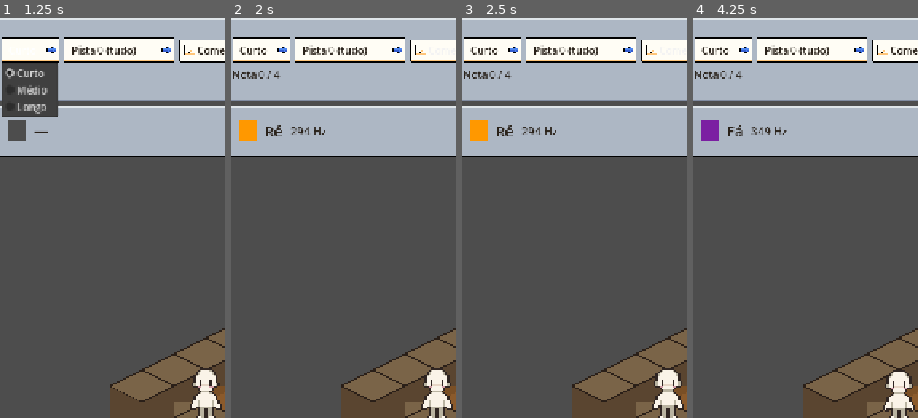
Above: before the commit, frames 1-4 (left to right).
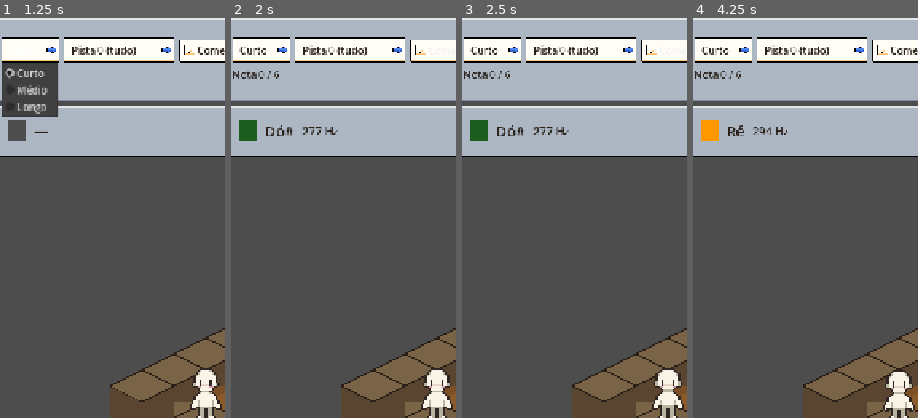
Above: after the commit, the same moments.

Repository: JDaniloC/BlindTuner
Game: Godot game, scene res://scenes/Playground.tscn
Same seed, same stepped clock (60 frames per second), same inputs: the game is played once before the commit and once after it.
Inputs:
- Up to frame 1 (1.25 s): click "Curto" at 0.5 s
- Up to frame 2 (2 s): click "Começar" at 1.25 s
- Up to frame 3 (2.5 s): click "Começar" at 2 s
- Up to frame 4 (4.25 s): click "Pista 0 (tudo)" at 2.75 s; click "Sol#" at 3.5 s
The pictures show only the part of the screen within x 4-54%, y 0-50%; the shares and areas given below are measured in that part.

Frame 1 is identical in both runs. In frame 2, 0.9% of the frame differs, in the area x 3-48%, y 13-31%; in frame 3, 0.9%; in frame 4, 0.8%.

Commit message:
feat(godot): redesenha paths dos 3 presets pros novos mapas
curto (quarto 8x8): 6 notas, (1,6)->(6,1).
medio (banheiro 10x10): 9 notas, (8,8)->(3,1).
longo (sala 12x12): 14 notas, (10,10)->(1,1).

test_path_validation.gd trava a invariante: cada path simulado a partir
do start_grid do mapa termina exatamente em goal_grid, sem cruzar
parede/borda.

Co-Authored-By: Claude Opus 4.7 <noreply@anthropic.com>

Diff:
--- a/godot/scripts/SequencePresets.gd
+++ b/godot/scripts/SequencePresets.gd
@@ -14,13 +14,26 @@
 ## os campos têm papéis distintos (id = chave estável; size_class = classificador).
 func _build_all() -> Array:
 	return [
+		# quarto 8×8, start (1,6), goal (6,1).
+		# Path: (1,6)→Cs4(1,5)→D4(2,4)→D4(3,3)→D4(4,2)→Ds4(5,2)→D4(6,1).
+		# Evita cama (1-2,1-3) e criado-mudo (3,2).
 		_make("curto", "Curto", "curto", "quarto",
-			["D4", "D4", "F4", "F4"]),
+			["Cs4", "D4", "D4", "D4", "Ds4", "D4"]),
+
+		# banheiro 10×10, start (8,8), goal (3,1).
+		# Path: (8,8)→C4(7,7)→Cs4(7,6)→C4(6,5)→Cs4(6,4)→C4(5,3)→Cs4(5,2)→
+		#       G4(4,2)→Cs4(4,1)→G4(3,1). Evita pia (1-2,1)/(1,2), vaso (7,1-2), lixeira (8,1).
 		_make("medio", "Médio", "medio", "banheiro",
-			["D4", "D4", "F4", "F4", "G4", "G4", "Cs4", "Cs4"]),
+			["C4", "Cs4", "C4", "Cs4", "C4", "Cs4", "G4", "Cs4", "G4"]),
+
+		# sala 12×12, start (10,10), goal (1,1).
+		# Path zig-zag NW de 14 passos. Evita sofá (3-5,8), mesinha (4,6),
+		# estante (10,2-5), TV (1,4).
+		# (10,10)→C4(9,9)→Cs4(9,8)→C4(8,7)→G4(7,7)→Cs4(7,6)→C4(6,5)→Cs4(6,4)→
+		# C4(5,3)→G4(4,3)→Cs4(4,2)→Cs4(4,1)→G4(3,1)→G4(2,1)→G4(1,1).
 		_make("longo", "Longo", "longo", "sala",
-			["D4", "D4", "F4", "F4", "G4", "G4", "Cs4", "Cs4",
-			 "Ds4", "Ds4", "E4", "Fs4", "Fs4", "Fs4"]),
+			["C4", "Cs4", "C4", "G4", "Cs4", "C4", "Cs4", "C4",
+			 "G4", "Cs4", "Cs4", "G4", "G4", "G4"]),
 	]
 
 func _make(p_id: String, p_label: String, p_size: String,
--- /dev/null
+++ b/godot/tests/test_path_validation.gd
@@ -0,0 +1,26 @@
+extends GutTest
+
+# Invariante crítica: para cada preset, simular as notas a partir do start do
+# seu mapa garante que (a) nenhuma nota cruza parede/borda, e (b) o endpoint
+# bate exatamente em map.goal_grid. Qualquer desync música ↔ mapa quebra aqui.
+func test_each_preset_path_ends_on_its_map_goal():
+	for preset in SequencePresets.ALL:
+		var map = MapPresets.by_id(preset.map_id)
+		assert_not_null(map, "preset %s sem mapa" % preset.id)
+		var pos: Vector2i = map.start_grid
+		var walls_set := {}
+		for w in map.walls:
+			walls_set[w] = true
+		for note in preset.notes:
+			if not NoteMapping.is_movement_note(note):
+				continue
+			var dir: Vector2i = NoteMapping.direction_for(note)
+			var next: Vector2i = pos + dir
+			assert_false(walls_set.has(next),
+				"preset %s passa por parede em %s" % [preset.id, next])
+			assert_true(next.x > 0 and next.x < map.size.x - 1
+					and next.y > 0 and next.y < map.size.y - 1,
+				"preset %s sai do interior em %s (size=%s)" % [preset.id, next, map.size])
+			pos = next
+		assert_eq(pos, map.goal_grid,
+			"preset %s termina em %s mas goal é %s" % [preset.id, pos, map.goal_grid])
--- a/godot/tests/test_playground_loop.gd
+++ b/godot/tests/test_playground_loop.gd
@@ -10,7 +10,7 @@
 func test_start_positions_character_at_preset_start():
 	var p = _playground()
 	p._begin_preset("curto", 0)
-	assert_eq(p._character.grid_position, Vector2i(5, 5))
+	assert_eq(p._character.grid_position, Vector2i(1, 6))
 	assert_eq(p._conductor.phase, p._conductor.Phase.PREVIEW)
 	CueSettings.set_level(0)
 
@@ -23,10 +23,10 @@
 func test_free_roam_moves_character_in_idle():
 	var p = _playground()
 	# Sem _begin_preset: conductor em IDLE, joystick anda livre.
-	# Ds4 dir agora é (1,0) no novo mapeamento; (5,5) + (1,0) = (6,5).
+	# Ds4 dir agora é (1,0) no novo mapeamento; (1,6) + (1,0) = (2,6).
 	assert_eq(p._conductor.phase, p._conductor.Phase.IDLE)
-	p._on_note_triggered("Ds4")  # dir (1,0) a partir de (5,5)
-	assert_eq(p._character.grid_position, Vector2i(6, 5))
+	p._on_note_triggered("Ds4")  # dir (1,0) a partir de (1,6)
+	assert_eq(p._character.grid_position, Vector2i(2, 6))
 
 func test_free_roam_wall_collision_trips():
 	var p = _playground()
@@ -48,20 +48,20 @@
 func test_hit_moves_character_along_path():
 	var p = _playground()
 	p._begin_preset("curto", 0)
-	for i in range(5):
-		p._conductor._advance()  # PREVIEW -> CALL
+	for i in range(7):
+		p._conductor._advance()  # PREVIEW (6 notas) -> CALL
 	assert_eq(p._conductor.phase, p._conductor.Phase.CALL)
-	p._on_note_triggered("D4")  # 1ª nota do preset "curto"
-	assert_eq(p._character.grid_position, Vector2i(6, 4))
+	p._on_note_triggered("Cs4")  # 1ª nota do preset "curto"
+	assert_eq(p._character.grid_position, Vector2i(1, 5))
 	CueSettings.set_level(0)
 
 func test_miss_trips_character_in_place():
 	var p = _playground()
 	p._begin_preset("curto", 0)
-	for i in range(5):
+	for i in range(7):
 		p._conductor._advance()
 	var before = p._character.grid_position
-	p._on_note_triggered("C4")  # errado (alvo D4)
+	p._on_note_triggered("C4")  # errado (alvo Cs4)
 	assert_eq(p._character.grid_position, before)
 	assert_eq(p._character.state, p._character.State.TRIP)
 	assert_eq(p._conductor._index, 0)
@@ -70,27 +70,27 @@
 func test_full_run_replays_path_and_shows_stats():
 	var p = _playground()
 	p._begin_preset("curto", 0)
-	for i in range(5):
+	for i in range(7):
 		p._conductor._advance()
-	for n in ["D4", "D4", "F4", "F4"]:
+	for n in ["Cs4", "D4", "D4", "D4", "Ds4", "D4"]:
 		p._on_note_triggered(n)
 	assert_eq(p._conductor.phase, p._conductor.Phase.REPLAY)
-	assert_eq(p._character.grid_position, Vector2i(5, 5))
-	for i in range(5):
+	assert_eq(p._character.grid_position, Vector2i(1, 6))
+	for i in range(7):
 		p._conductor._advance()
 	assert_eq(p._conductor.phase, p._conductor.Phase.DONE)
 	assert_true(p._hud._stats_panel.visible)
-	assert_eq(p._character.grid_position, Vector2i(7, 5))
+	assert_eq(p._character.grid_position, Vector2i(6, 1))
 	CueSettings.set_level(0)
 
 func test_restart_resets_to_preset_start():
 	var p = _playground()
 	p._begin_preset("curto", 0)
-	for i in range(5):
+	for i in range(7):
 		p._conductor._advance()
-	p._on_note_triggered("D4")  # char sai de (5,5) -> (6,4)
+	p._on_note_triggered("Cs4")  # char sai de (1,6) -> (1,5)
 	p._on_restart_requested()
-	assert_eq(p._character.grid_position, Vector2i(5, 5))
+	assert_eq(p._character.grid_position, Vector2i(1, 6))
 	assert_eq(p._conductor.phase, p._conductor.Phase.PREVIEW)
 	assert_false(p._hud._stats_panel.visible)
 	CueSettings.set_level(0)
@@ -98,9 +98,9 @@
 func test_input_ignored_during_replay():
 	var p = _playground()
 	p._begin_preset("curto", 0)
-	for i in range(5):
+	for i in range(7):
 		p._conductor._advance()
-	for n in ["D4", "D4", "F4", "F4"]:
+	for n in ["Cs4", "D4", "D4", "D4", "Ds4", "D4"]:
 		p._on_note_triggered(n)
 	assert_eq(p._conductor.phase, p._conductor.Phase.REPLAY)
 	var before = p._character.grid_position
@@ -121,10 +121,10 @@
 	watch_signals(p._character)
 	p._on_note_triggered("A4")
 	# Valores literais (não ler do objeto após o emit) — fixa o contrato:
-	# personagem em (5,5) default, last_direction default (0,1), ação=pegar.
+	# personagem em (1,6) (quarto start_grid), last_direction default (0,1), ação=pegar.
 	assert_signal_emitted_with_parameters(p._character, "action_performed",
-		["pegar", Vector2i(5, 5), Vector2i(0, 1)])
-	assert_eq(p._character.grid_position, Vector2i(5, 5))
+		["pegar", Vector2i(1, 6), Vector2i(0, 1)])
+	assert_eq(p._character.grid_position, Vector2i(1, 6))
 
 func test_call_with_action_note_advances_conductor():
 	# Vamos forçar um preset só com A4 (pegar) para testar a integração com o loop.
